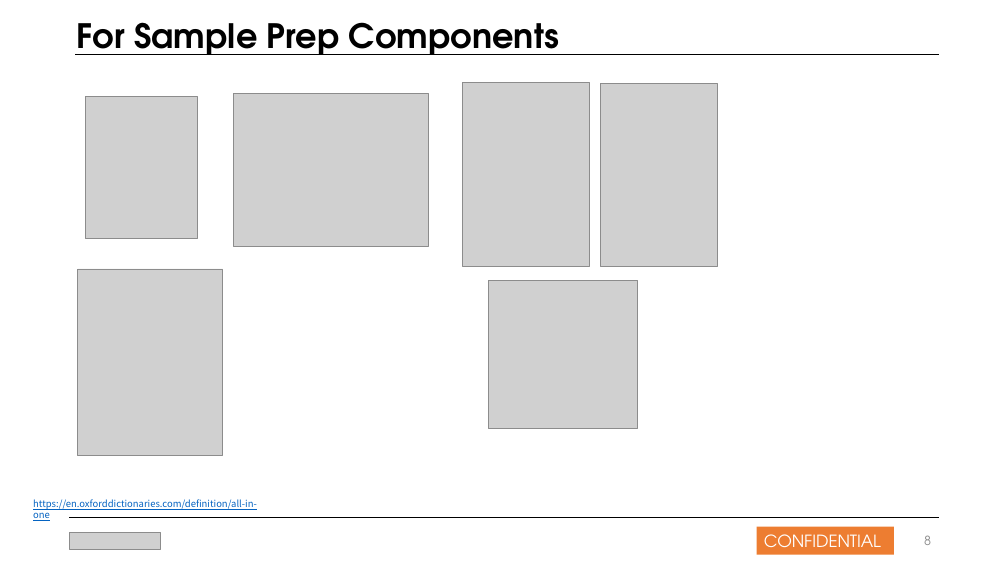
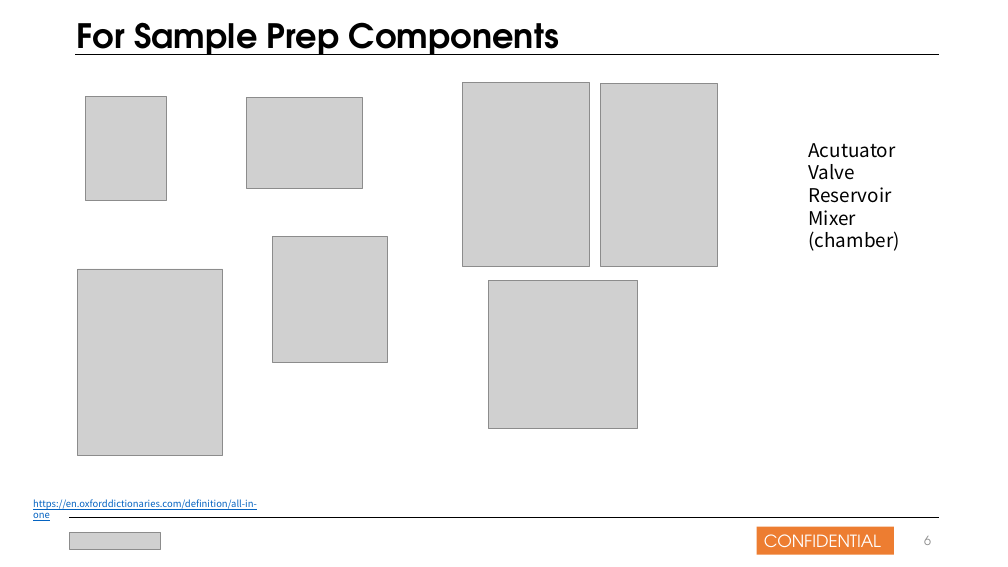
Before and after one commit to nansmile/Company-Work, a slide deck: slide 6 of Work/올인원팀 발표자료_181021.pptx (slide 8 before the commit). Drawn at 1008x567 pixels with LibreOffice and Linux fonts; fonts in the diff are those of the drawing; grey boxes stand for pictures. Boxes give left, top, right and bottom in pixels: in the first picture for what was removed or moved away, otherwise in the second. Text is boxed around its words. In the diff, an @@ line names an element or a change of style, - is before the commit and + after.

```diff
--- a/Work/올인원팀 발표자료_181021.pptx
+++ b/Work/올인원팀 발표자료_181021.pptx
@@ picture: place and size @@
-picture at [85,97,197,239]
+picture at [85,97,166,200]
@@ picture: place and size @@
-picture at [234,94,429,247]
+picture at [247,98,363,188]
@@ text added at [808,143,899,251], 18 pt, text #000000 @@
+Acutuator
+Valve
+Reservoir
+Mixer (chamber)
@@ picture added at [273,237,387,362] @@
```
Also in this commit, not shown: 4 other slides changed, 1 slide removed.
